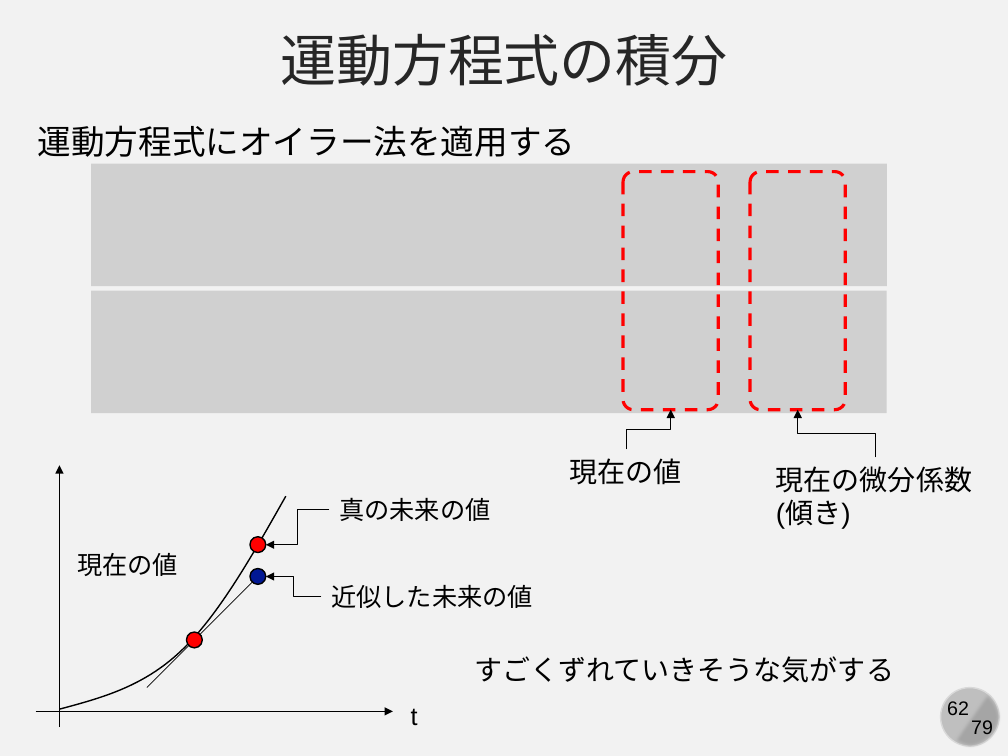
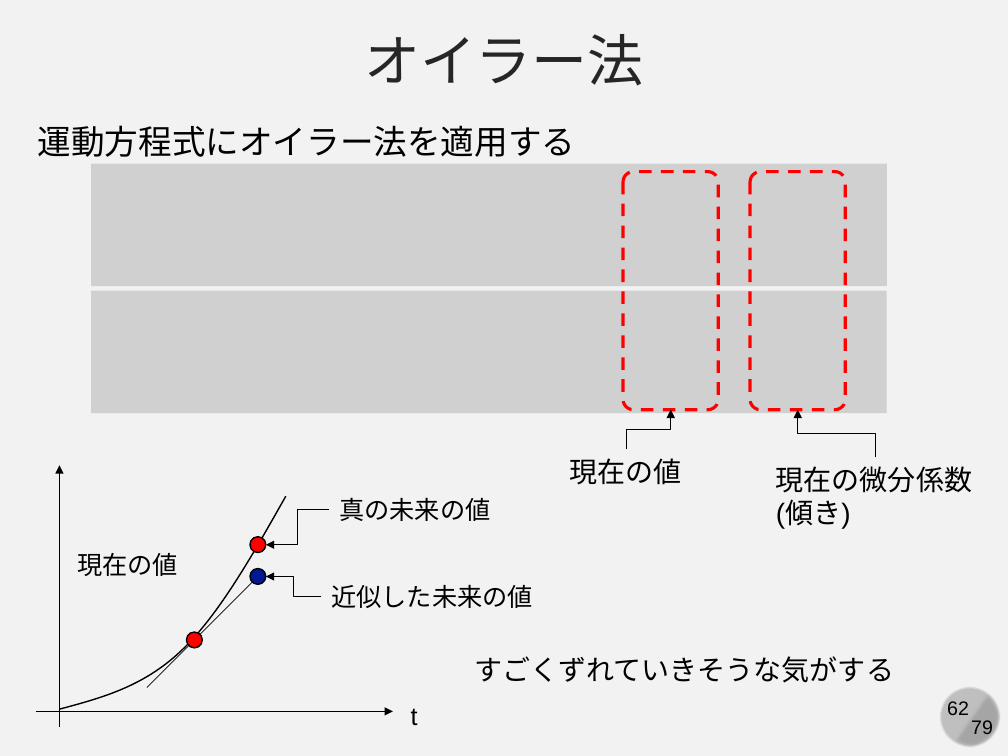
Before and after one commit to kaityo256/simulation_engineering, a slide deck: slide 62 of 05_md_basic/simulation05.pptx. Drawn at 1008x756 pixels with LibreOffice and Linux fonts; fonts in the diff are those of the drawing; grey boxes stand for pictures. Boxes give left, top, right and bottom in pixels: in the first picture for what was removed or moved away, otherwise in the second. Text is boxed around its words. In the diff, an @@ line names an element or a change of style, - is before the commit and + after.

```diff
--- a/05_md_basic/simulation05.pptx
+++ b/05_md_basic/simulation05.pptx
@@ text at <box>364,34,644,86</box>: text changed @@
-運動方程式の積分
+オイラー法
```
Also in this commit, not shown: 3 other slides changed, 5 slides added.
